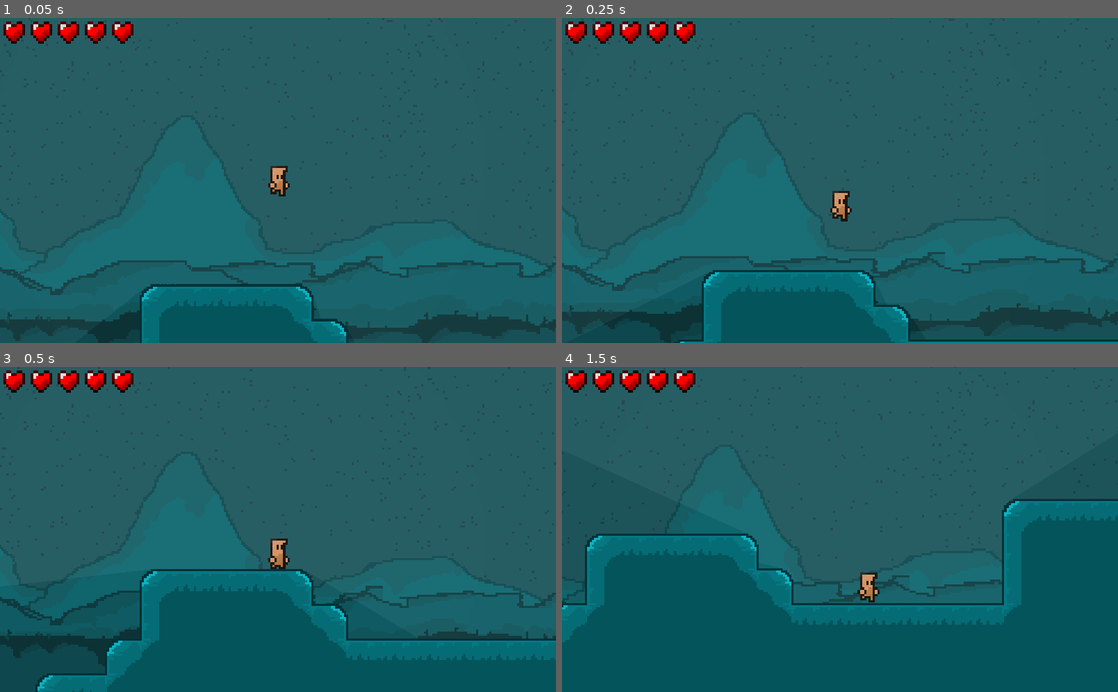
Above: before the commit, frames 1-4 (two rows, left to right).
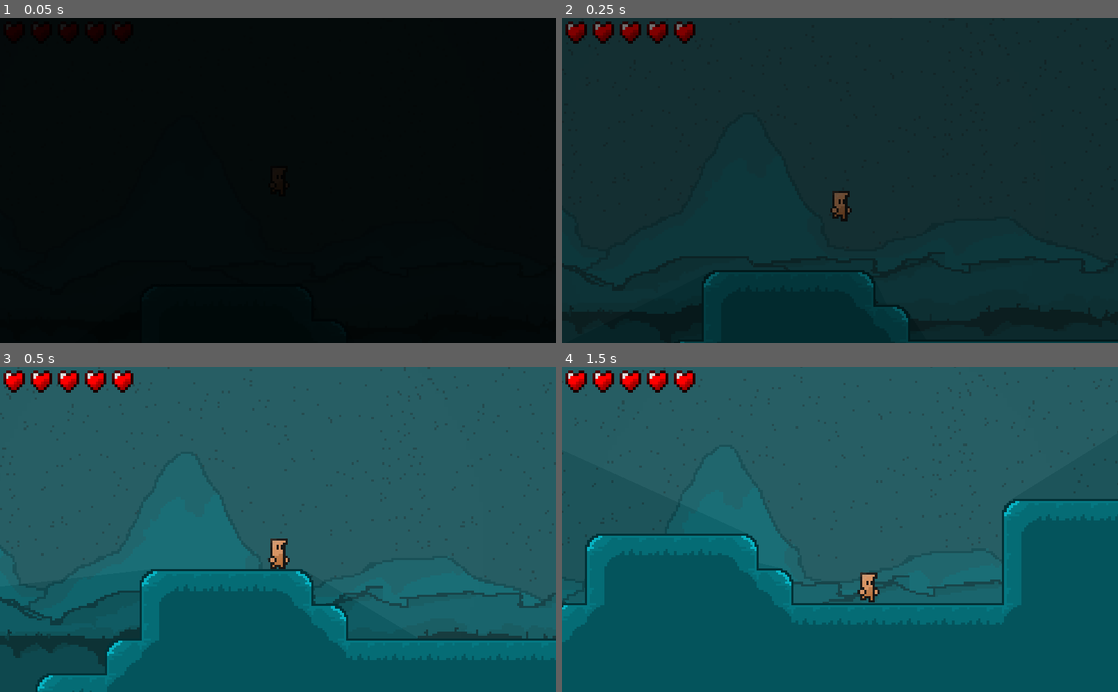
Above: after the commit, the same moments.

Repository: Zeno3463/Generation-142
Game: Godot game, scene res://scenes/Levels/Blue Forest/Blue Forest Section 0.tscn
The game is run twice, just before and just after one commit, with the same random seed, the same clock (stepped at 60 frames per second) and the same inputs.
Inputs:
- Up to frame 1 (0.05 s): no input
- Up to frame 2 (0.25 s): no input
- Up to frame 3 (0.5 s): no input
- Up to frame 4 (1.5 s): hold Right (ui_right) from 0.53 s (still down); tap X (attack) at 0.6, 1.35 s; tap Up (ui_up) at 0.77 s

The runs differ from the first frame. In frame 1, 100% of the frame differs, in the area x 0-100%, y 0-100%; in frame 2, 100%; in frame 3, nothing differs; in frame 4, nothing differs.

Commit message:
fixed two bugs (details in description)
1. fixed player don't reset it's position after dead bug
2. fixed player dead animation repeat bug

Diff:
--- a/scenes/Levels/Blue Forest/Blue Forest Section 0.tscn
+++ b/scenes/Levels/Blue Forest/Blue Forest Section 0.tscn
@@ -398,7 +398,7 @@
 13/shapes = [  ]
 13/z_index = 0
 
-[node name="Blue Forest" type="Node2D"]
+[node name="Level Node" type="Node2D"]
 
 [node name="TileMap" type="TileMap" parent="."]
 tile_set = SubResource( 33 )
@@ -504,3 +504,5 @@
 position = Vector2( -911.407, 121.854 )
 scale = Vector2( 1, 13.6 )
 next_section_path = "res://scenes/Levels/Blue Forest/Blue Forest Section 1.tscn"
+
+[node name="Player Starting Pos" type="Position2D" parent="."]
--- a/scenes/Levels/Blue Forest/Blue Forest Section 1.tscn
+++ b/scenes/Levels/Blue Forest/Blue Forest Section 1.tscn
@@ -398,7 +398,7 @@
 13/shapes = [  ]
 13/z_index = 0
 
-[node name="Blue Forest" type="Node2D"]
+[node name="Level Node" type="Node2D"]
 
 [node name="TileMap" type="TileMap" parent="."]
 tile_set = SubResource( 33 )
@@ -500,3 +500,6 @@
 position = Vector2( -1711.32, 13.7088 )
 scale = Vector2( 1, 13.6 )
 next_section_path = "res://scenes/Levels/Blue Forest/Blue Forest Section 2.tscn"
+
+[node name="Player Starting Pos" type="Position2D" parent="."]
+position = Vector2( -911.609, 115.222 )
--- a/scenes/Levels/Blue Forest/Blue Forest Section 2.tscn
+++ b/scenes/Levels/Blue Forest/Blue Forest Section 2.tscn
@@ -404,7 +404,7 @@
 [sub_resource type="RectangleShape2D" id=35]
 extents = Vector2( 189.012, 10 )
 
-[node name="Blue Forest" type="Node2D"]
+[node name="Level Node" type="Node2D"]
 
 [node name="TileMap" type="TileMap" parent="."]
 tile_set = SubResource( 33 )
@@ -506,3 +506,6 @@
 [node name="CollisionShape2D4" type="CollisionShape2D" parent="Wall"]
 position = Vector2( -1806.39, 73.402 )
 shape = SubResource( 35 )
+
+[node name="Player Starting Pos" type="Position2D" parent="."]
+position = Vector2( -1689.91, 58.4608 )
--- a/scenes/Player.tscn
+++ b/scenes/Player.tscn
@@ -11,6 +11,7 @@
 [ext_resource path="res://scripts/trail.gd" type="Script" id=9]
 [ext_resource path="res://sprites/Player/Player Attack.png" type="Texture" id=10]
 [ext_resource path="res://sprites/Player/Attack Effect.png" type="Texture" id=11]
+[ext_resource path="res://sprites/Player/Player Dead.png" type="Texture" id=12]
 
 [sub_resource type="RectangleShape2D" id=1]
 extents = Vector2( 4.45234, 7.1302 )
@@ -99,13 +100,50 @@
 atlas = ExtResource( 6 )
 region = Rect2( 96, 0, 16, 16 )
 
-[sub_resource type="SpriteFrames" id=23]
+[sub_resource type="AtlasTexture" id=23]
+atlas = ExtResource( 12 )
+region = Rect2( 0, 0, 16, 16 )
+
+[sub_resource type="AtlasTexture" id=24]
+atlas = ExtResource( 12 )
+region = Rect2( 16, 0, 16, 16 )
+
+[sub_resource type="AtlasTexture" id=25]
+atlas = ExtResource( 12 )
+region = Rect2( 32, 0, 16, 16 )
+
+[sub_resource type="AtlasTexture" id=26]
+atlas = ExtResource( 12 )
+region = Rect2( 48, 0, 16, 16 )
+
+[sub_resource type="AtlasTexture" id=27]
+atlas = ExtResource( 12 )
+region = Rect2( 64, 0, 16, 16 )
+
+[sub_resource type="AtlasTexture" id=28]
+atlas = ExtResource( 12 )
+region = Rect2( 80, 0, 16, 16 )
+
+[sub_resource type="AtlasTexture" id=29]
+atlas = ExtResource( 12 )
+region = Rect2( 96, 0, 16, 16 )
+
+[sub_resource type="AtlasTexture" id=30]
+atlas = ExtResource( 12 )
+region = Rect2( 112, 0, 16, 16 )
+
+[sub_resource type="SpriteFrames" id=31]
 animations = [ {
 "frames": [ SubResource( 2 ), SubResource( 3 ), SubResource( 4 ), SubResource( 5 ) ],
 "loop": true,
 "name": "default",
 "speed": 5.0
 }, {
+"frames": [ SubResource( 6 ), SubResource( 7 ), SubResource( 8 ), SubResource( 9 ) ],
+"loop": true,
+"name": "attack",
+"speed": 5.0
+}, {
 "frames": [ ExtResource( 5 ) ],
 "loop": true,
 "name": "fall",
@@ -116,11 +154,6 @@
 "name": "jump",
 "speed": 5.0
 }, {
-"frames": [ SubResource( 6 ), SubResource( 7 ), SubResource( 8 ), SubResource( 9 ) ],
-"loop": true,
-"name": "attack",
-"speed": 5.0
-}, {
 "frames": [ SubResource( 10 ), SubResource( 11 ), SubResource( 12 ), SubResource( 13 ), SubResource( 14 ), SubResource( 15 ) ],
 "loop": true,
 "name": "walk",
@@ -130,48 +163,53 @@
 "loop": true,
 "name": "double jump",
 "speed": 5.0
+}, {
+"frames": [ SubResource( 23 ), SubResource( 24 ), SubResource( 25 ), SubResource( 26 ), SubResource( 27 ), SubResource( 28 ), SubResource( 29 ), SubResource( 30 ) ],
+"loop": true,
+"name": "dead",
+"speed": 5.0
 } ]
 
-[sub_resource type="Curve" id=24]
+[sub_resource type="Curve" id=32]
 _data = [ Vector2( 0, 0 ), 0.0, 0.0, 0, 0, Vector2( 1, 1 ), 0.0, 0.0, 0, 0 ]
 
-[sub_resource type="AtlasTexture" id=25]
-atlas = ExtResource( 11 )
-region = Rect2( 0, 0, 16, 16 )
-
-[sub_resource type="AtlasTexture" id=26]
-atlas = ExtResource( 11 )
-region = Rect2( 16, 0, 16, 16 )
-
-[sub_resource type="AtlasTexture" id=27]
-atlas = ExtResource( 11 )
-region = Rect2( 32, 0, 16, 16 )
-
-[sub_resource type="AtlasTexture" id=28]
-atlas = ExtResource( 11 )
-region = Rect2( 48, 0, 16, 16 )
-
-[sub_resource type="AtlasTexture" id=29]
-atlas = ExtResource( 11 )
-region = Rect2( 64, 0, 16, 16 )
-
-[sub_resource type="AtlasTexture" id=30]
-atlas = ExtResource( 11 )
-region = Rect2( 80, 0, 16, 16 )
-
-[sub_resource type="AtlasTexture" id=31]
+[sub_resource type="AtlasTexture" id=33]
+atlas = ExtResource( 11 )
+region = Rect2( 0, 0, 16, 16 )
+
+[sub_resource type="AtlasTexture" id=34]
+atlas = ExtResource( 11 )
+region = Rect2( 16, 0, 16, 16 )
+
+[sub_resource type="AtlasTexture" id=35]
+atlas = ExtResource( 11 )
+region = Rect2( 32, 0, 16, 16 )
+
+[sub_resource type="AtlasTexture" id=36]
+atlas = ExtResource( 11 )
+region = Rect2( 48, 0, 16, 16 )
+
+[sub_resource type="AtlasTexture" id=37]
+atlas = ExtResource( 11 )
+region = Rect2( 64, 0, 16, 16 )
+
+[sub_resource type="AtlasTexture" id=38]
+atlas = ExtResource( 11 )
+region = Rect2( 80, 0, 16, 16 )
+
+[sub_resource type="AtlasTexture" id=39]
 atlas = ExtResource( 11 )
 region = Rect2( 96, 0, 16, 16 )
 
-[sub_resource type="SpriteFrames" id=32]
+[sub_resource type="SpriteFrames" id=40]
 animations = [ {
-"frames": [ SubResource( 25 ), SubResource( 26 ), SubResource( 27 ), SubResource( 28 ), SubResource( 29 ), SubResource( 30 ), SubResource( 31 ) ],
+"frames": [ SubResource( 33 ), SubResource( 34 ), SubResource( 35 ), SubResource( 36 ), SubResource( 37 ), SubResource( 38 ), SubResource( 39 ) ],
 "loop": true,
 "name": "default",
 "speed": 5.0
 } ]
 
-[sub_resource type="RectangleShape2D" id=33]
+[sub_resource type="RectangleShape2D" id=41]
 extents = Vector2( 5.03889, 6.6765 )
 
 [node name="Player" type="KinematicBody2D"]
@@ -186,9 +224,8 @@
 [node name="AnimatedSprite" type="AnimatedSprite" parent="."]
 modulate = Color( 0.482353, 0.482353, 0.482353, 1 )
 position = Vector2( 0, -0.370039 )
-frames = SubResource( 23 )
-animation = "attack"
-frame = 2
+frames = SubResource( 31 )
+frame = 3
 speed_scale = 2.0
 playing = true
 
--- a/scenes/UI.tscn
+++ b/scenes/UI.tscn
@@ -1,6 +1,22 @@
-[gd_scene load_steps=2 format=2]
+[gd_scene load_steps=3 format=2]
 
 [ext_resource path="res://scripts/UI.gd" type="Script" id=2]
+
+[sub_resource type="Animation" id=1]
+resource_name = "Fade In"
+length = 0.5
+tracks/0/type = "value"
+tracks/0/path = NodePath("ColorRect:modulate")
+tracks/0/interp = 1
+tracks/0/loop_wrap = true
+tracks/0/imported = false
+tracks/0/enabled = true
+tracks/0/keys = {
+"times": PoolRealArray( 0, 0.5 ),
+"transitions": PoolRealArray( 1, 1 ),
+"update": 0,
+"values": [ Color( 1, 1, 1, 0 ), Color( 1, 1, 1, 1 ) ]
+}
 
 [node name="UI" type="CanvasLayer"]
 script = ExtResource( 2 )
@@ -13,3 +29,23 @@
 __meta__ = {
 "_edit_use_anchors_": false
 }
+
+[node name="Scene Transtion" type="Control" parent="."]
+margin_right = 40.0
+margin_bottom = 40.0
+__meta__ = {
+"_edit_use_anchors_": false
+}
+
+[node name="ColorRect" type="ColorRect" parent="Scene Transtion"]
+margin_left = -48.0
+margin_top = -33.0
+margin_right = 1061.0
+margin_bottom = 637.0
+color = Color( 0, 0, 0, 1 )
+__meta__ = {
+"_edit_use_anchors_": false
+}
+
+[node name="AnimationPlayer" type="AnimationPlayer" parent="Scene Transtion"]
+"anims/Fade In" = SubResource( 1 )
--- a/scripts/Classes/Player Class.gd
+++ b/scripts/Classes/Player Class.gd
@@ -32,6 +32,7 @@
 var is_walking = false
 var is_dashing = false
 var is_attacking = false
+var is_dead = false
 
 # can perform abilities
 var can_double_jump = true
--- a/scripts/Player.gd
+++ b/scripts/Player.gd
@@ -40,7 +40,7 @@
 		start_performing_an_action("is_attacking", attack_duration)
 	if is_attacking: attack()
 
-	load_animation()
+	if not is_dead: load_animation()
 	move_and_slide(vel, Vector2.UP)
 
 # system functions
--- a/scripts/UI.gd
+++ b/scripts/UI.gd
@@ -4,9 +4,32 @@
 export var heart_sprite_size = 40
 export var margin_btw_heart_sprites = 10
 var heart_sprite = preload("res://sprites/UIs/Heart.png")
-onready var curr_live_count = lives
+onready var player = get_tree().get_root().get_node("/root/Player")
 
 func _ready():
+	reset_lives()
+
+func take_out_one_life():
+	$Lives.remove_child($Lives.get_child($Lives.get_child_count()-1))
+
+	# if the player ran out of lives, restart the scene
+	if $Lives.get_child_count() <= 0:
+		var player_starting_pos = get_tree().get_root().get_node("/root/Level Node/Player Starting Pos")
+		player.is_dead = true
+		player.get_node("AnimatedSprite").play("dead")
+		yield(player.get_node("AnimatedSprite"), "animation_finished")
+		player.get_node("AnimatedSprite").stop()
+		player.get_node("AnimatedSprite").frame = player.get_node("AnimatedSprite").get_sprite_frames().get_frame_count("dead")
+		load_fade_in_animation()
+		yield($"Scene Transtion/AnimationPlayer", "animation_finished")
+		reset_lives()
+		get_tree().change_scene(get_tree().current_scene.get_path())
+		player.global_position = player_starting_pos.global_position
+		load_fade_out_animation()
+
+func reset_lives():
+	player.is_dead = false
+	load_fade_out_animation()
 	for i in len(range(lives)):
 		var heart_texture = TextureRect.new()
 		heart_texture.texture = heart_sprite
@@ -15,6 +38,8 @@
 		heart_texture.rect_position.x = i * (heart_sprite_size + margin_btw_heart_sprites)
 		$Lives.add_child(heart_texture)
 
-func take_out_one_life():
-	curr_live_count -= 1
-	$Lives.remove_child($Lives.get_child($Lives.get_child_count()-1))
+func load_fade_in_animation():
+	$"Scene Transtion/AnimationPlayer".play("Fade In")
+
+func load_fade_out_animation():
+	$"Scene Transtion/AnimationPlayer".play_backwards("Fade In")
Not shown: 4 places in scenes/Player.tscn that only renumber resources
Binary file added: sprites/Player/Player Dead.png
Not shown, added: sprites/Player/Player Dead.png.import
